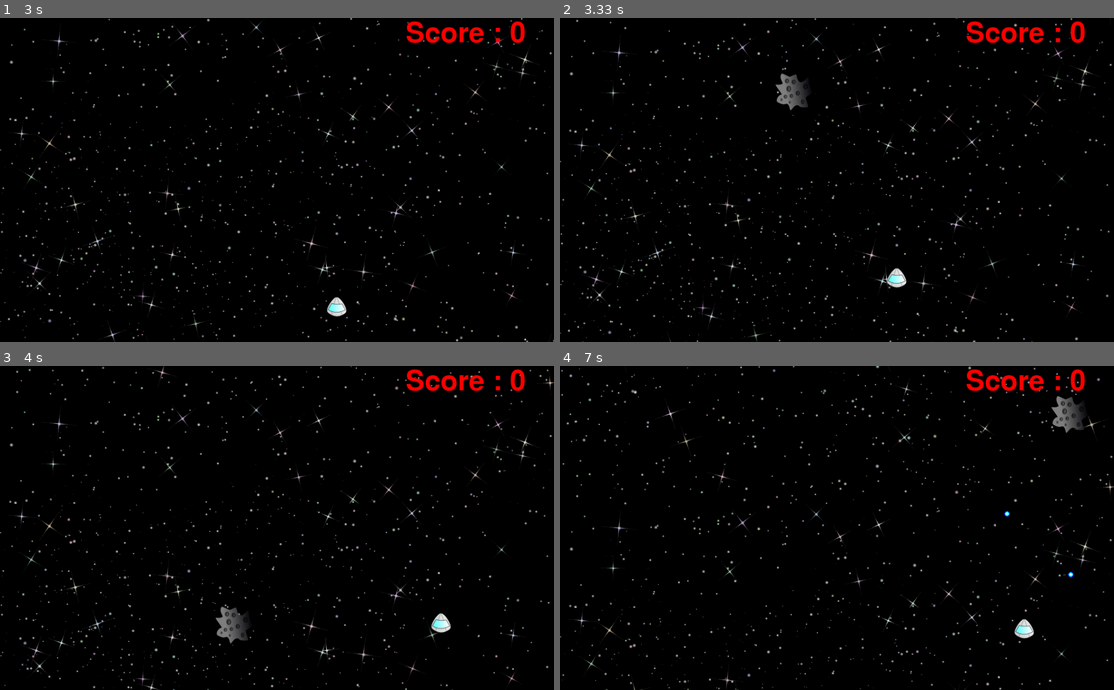
Above: before the commit, frames 1-4 (two rows, left to right).
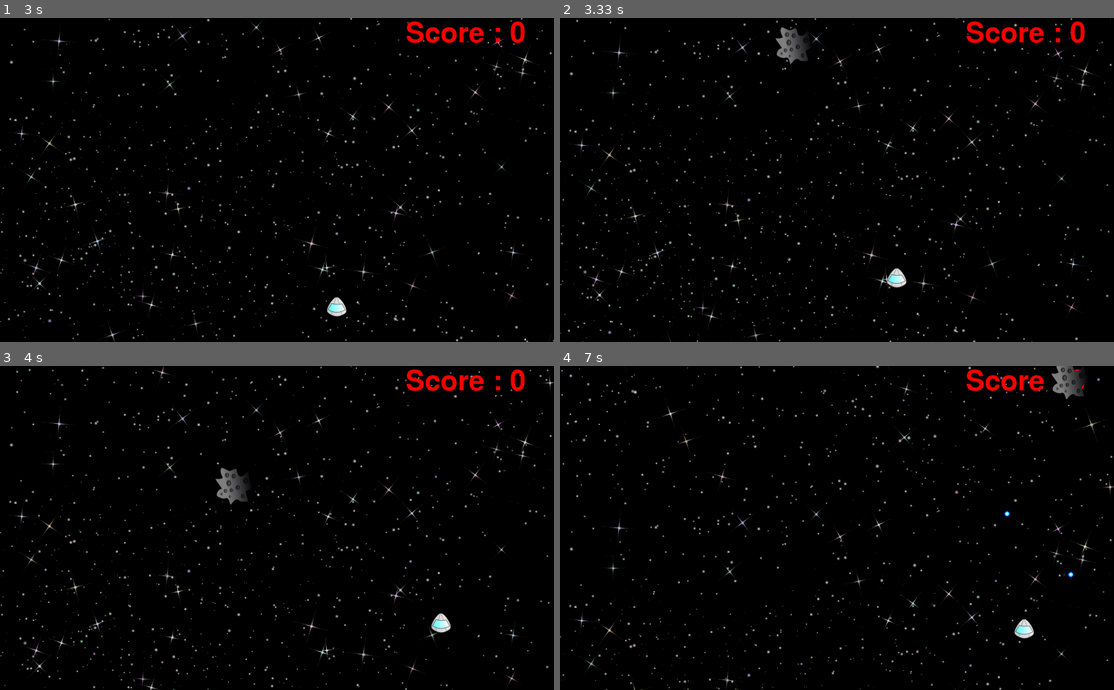
Above: after the commit, the same moments.

Repository: rodrigets/games-in-pygame
Game: pygame game, started from asteroides.py
Two runs of this game, one before a commit and one after it. Both use one fixed random seed, a clock stepped at 60 frames per second and the inputs below.
Inputs:
- Up to frame 1 (3 s): hold Right 0.33-0.8 s; hold Up 0.83-1.13 s; hold Right 1.17-1.63 s; hold Left 1.67-2.2 s; hold Down 2.23-2.53 s; hold Left 2.57-2.97 s
- Up to frame 2 (3.33 s): hold Up from 3 s (still down)
- Up to frame 3 (4 s): release Up at 3.37 s; hold Right from 3.4 s (still down)
- Up to frame 4 (7 s): release Right at 4.03 s; hold Down 4.07-4.43 s; hold Left 4.47-4.93 s; hold Right 4.97-5.43 s; hold Up 5.47-5.77 s; tap Space at 5.8, 6.2, 6.5, 6.7 s; hold Right 6.13-6.6 s; hold Left from 6.63 s (still down)

Frame 1 is identical in both runs. In frame 2, 0.9% of the frame differs, in the area x 38-45%, y 2-29%; in frame 3, 0.9%, in the area x 38-45%, y 31-86%; in frame 4, 0.9%.

Commit message:
fixed the sound delay

Diff:
--- a/asteroides.py
+++ b/asteroides.py
@@ -7,8 +7,9 @@
 counter=0
 def main():
 
+    pygame.mixer.pre_init(44100, -16, 2, 4096)
     pygame.init()
-    pygame.mixer.pre_init(44100, 32, 2, 4096)
+
     pygame.font.init()
 
 
@@ -185,9 +186,6 @@
         # speed of movement of background
         background_position += 2
 
-        move_asteroids()
-
-        #screen.blit(background, (0, 0))
 
         move_asteroids()
         move_shots()
